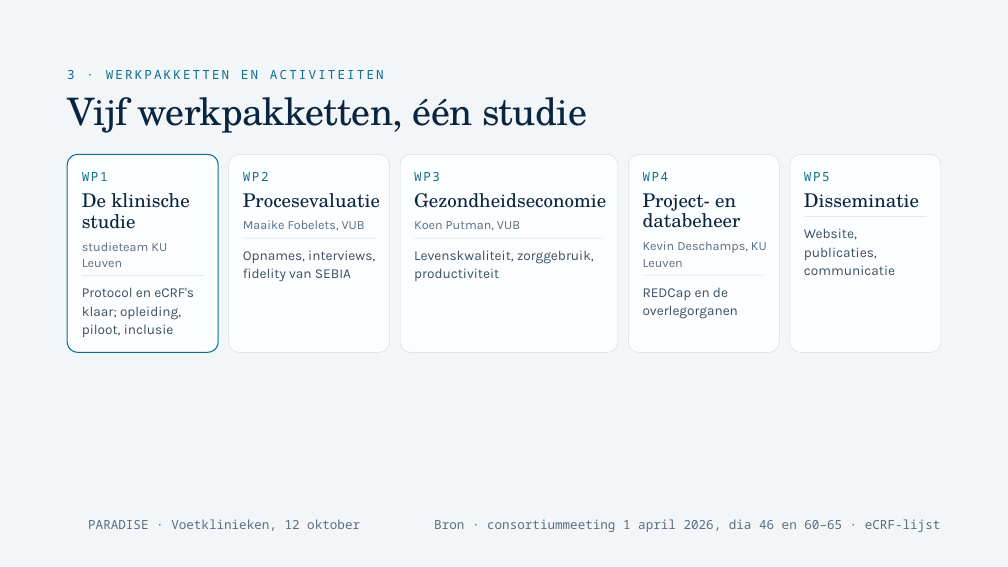
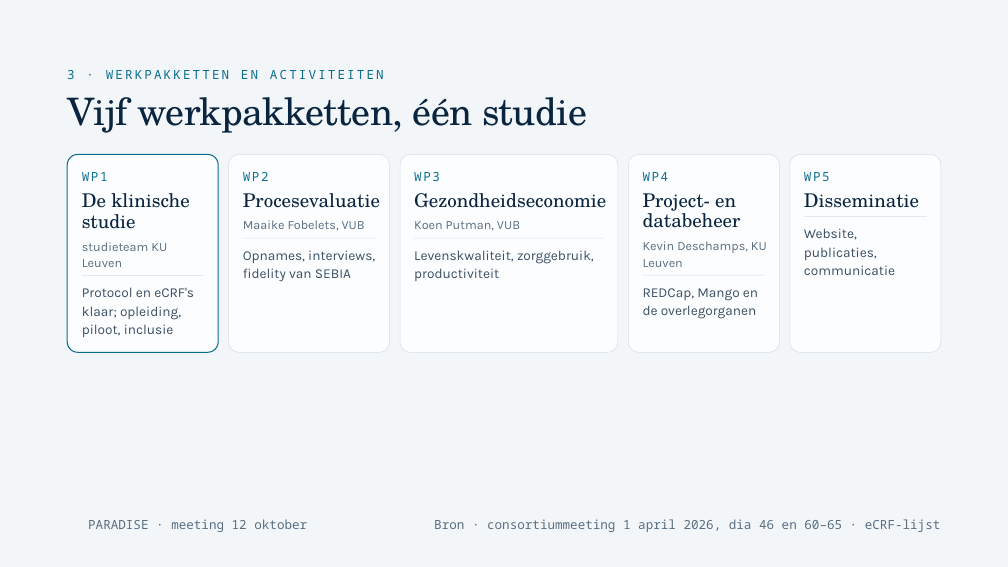
Before and after one commit to Dellfs/paradise-project, a slide deck: slide 8 of PARADISE_presentatie/webdecks/PARADISE_voetklinieken_12okt.pptx. Drawn at 1008x567 pixels with LibreOffice and Linux fonts; fonts in the diff are those of the drawing; background and template pictures are left out. Boxes give left, top, right and bottom in pixels: in the first picture for what was removed or moved away, otherwise in the second. Text is boxed around its words. In the diff, an @@ line names an element or a change of style, - is before the commit and + after.

```diff
--- a/PARADISE_presentatie/webdecks/PARADISE_voetklinieken_12okt.pptx
+++ b/PARADISE_presentatie/webdecks/PARADISE_voetklinieken_12okt.pptx
@@ text at <box>643,288,758,319</box>: text changed @@
-REDCap en de overlegorganen
+REDCap, Mango en de overlegorganen
@@ text at <box>88,519,307,532</box>: text changed @@
-PARADISE · Voetklinieken, 12 oktober
+PARADISE · meeting 12 oktober
```
Also in this commit, not shown: 26 other slides changed.
